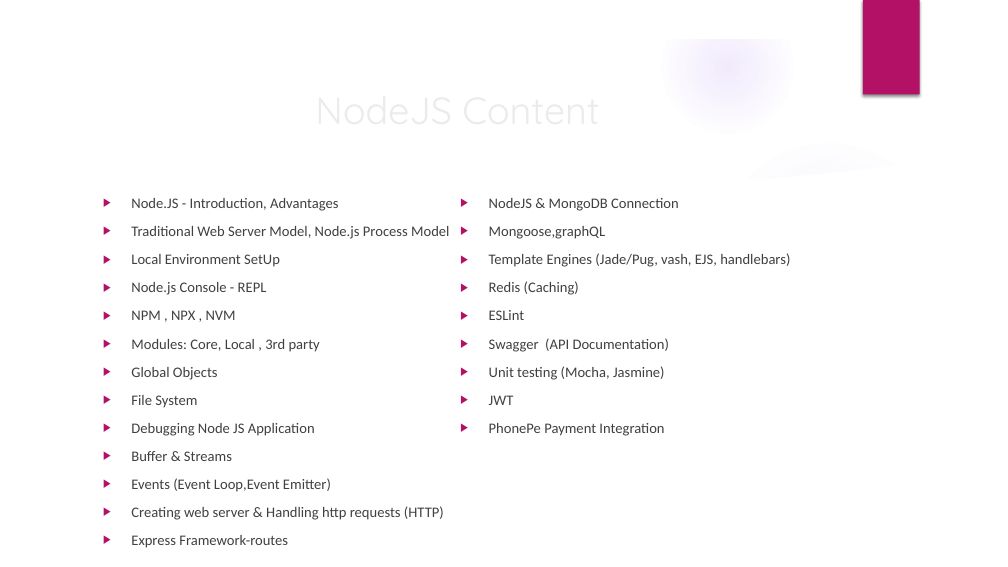
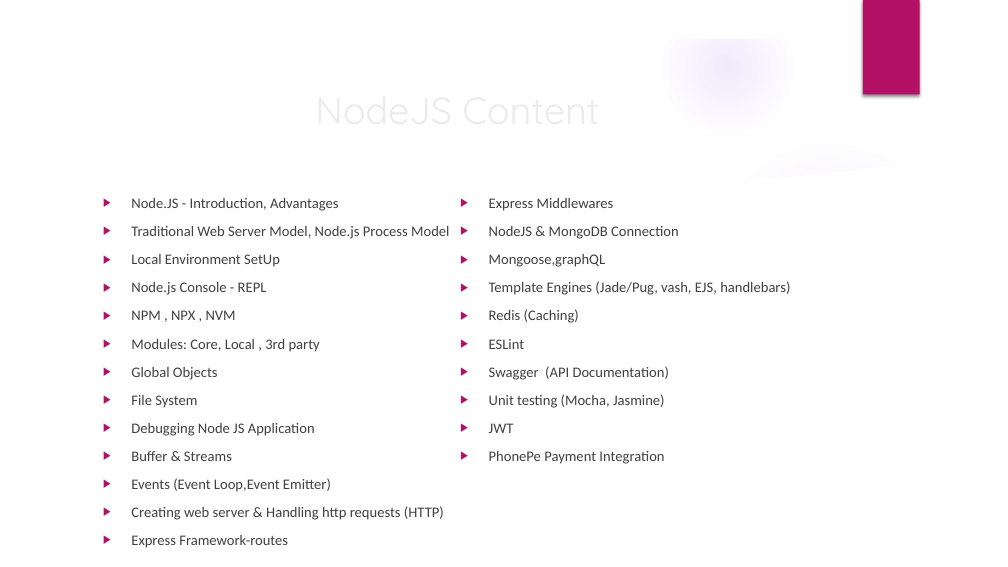
Before and after one commit to sanjaysamantra1/node_17_sept_2024, a slide deck: slide 5 of day_1_sept_17/NodeJS_Demo.pptx. Drawn at 1008x567 pixels with LibreOffice and Linux fonts; fonts in the diff are those of the drawing; background and template pictures are left out. Boxes give left, top, right and bottom in pixels: in the first picture for what was removed or moved away, otherwise in the second. Text is boxed around its words. In the diff, an @@ line names an element or a change of style, - is before the commit and + after.

```diff
--- a/day_1_sept_17/NodeJS_Demo.pptx
+++ b/day_1_sept_17/NodeJS_Demo.pptx
@@ text at [489, 198, 614, 211]: paragraph added @@
+▶ Express Middlewares
```
Also in this commit, not shown: 1 other slide changed.
